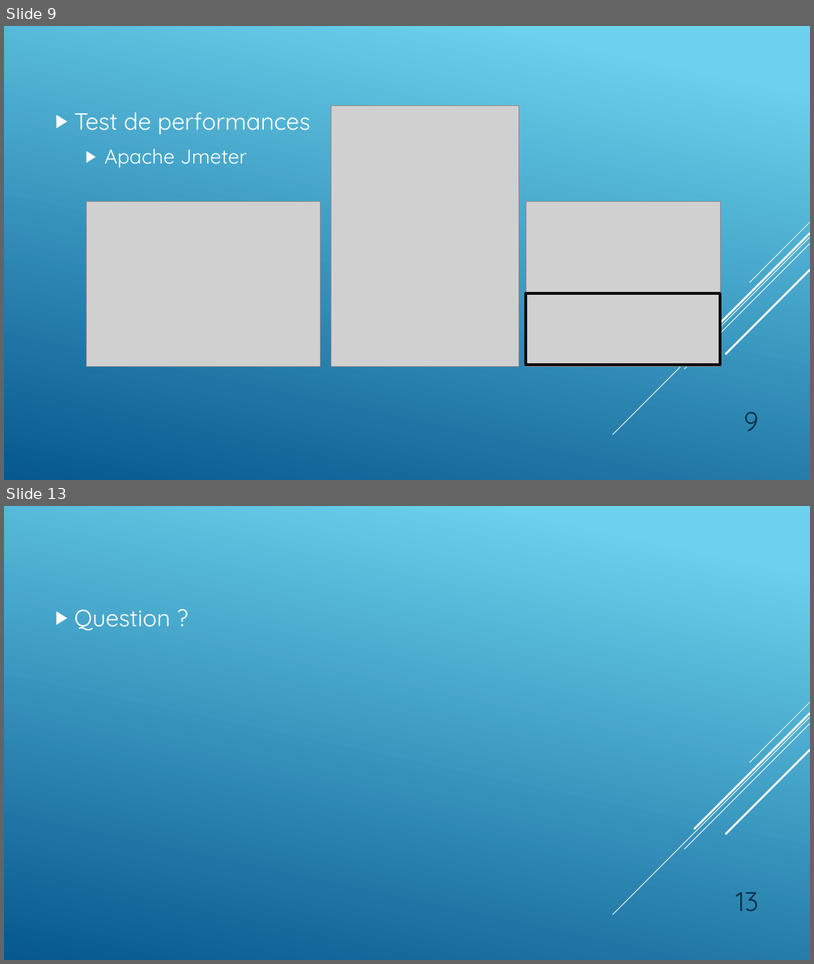
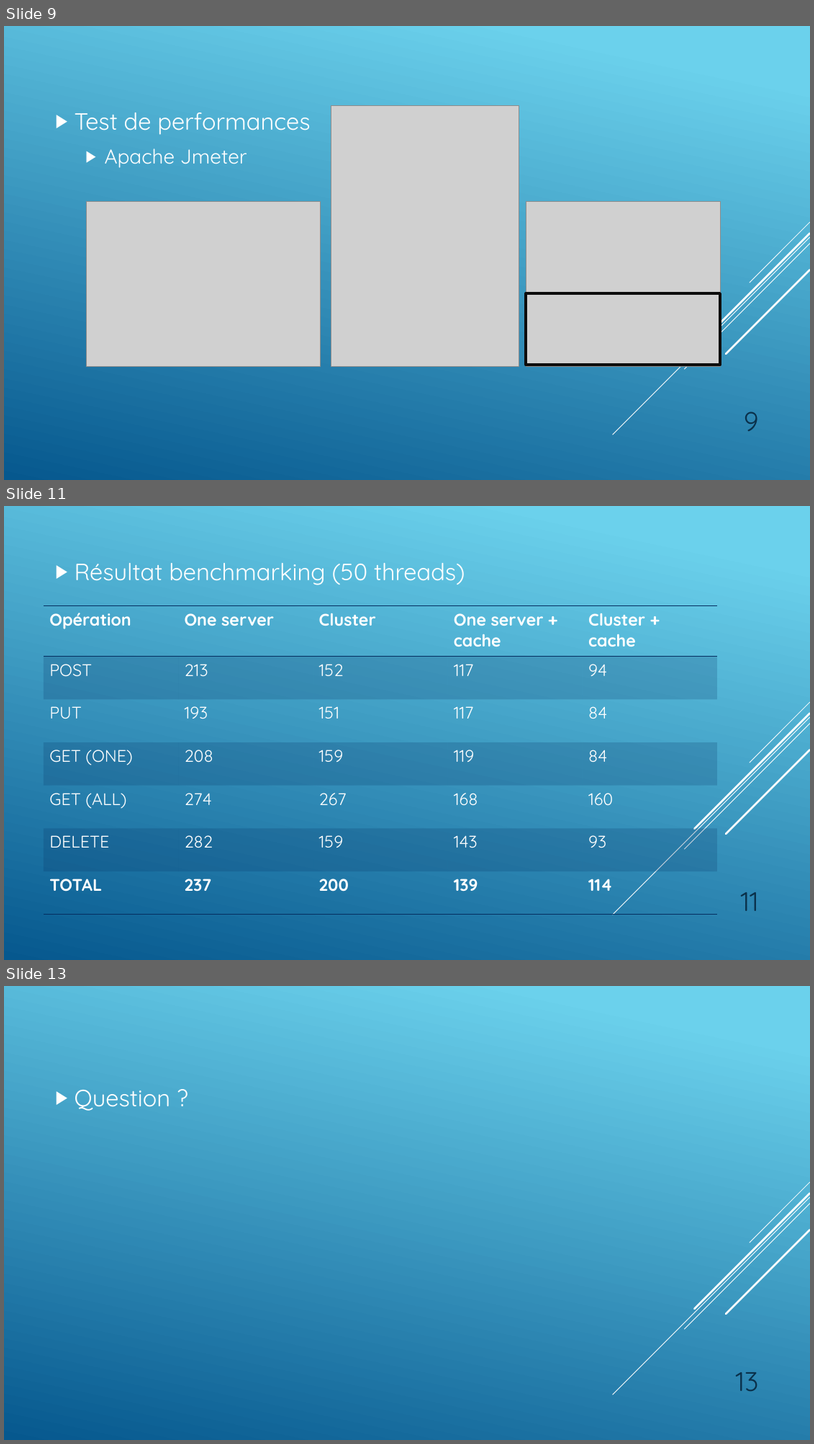
Before and after one commit to OscarSotoHES/tsmosf-labo2, a slide deck: Presentation/Caching-Team1.pptx. Shown one above the other, each under a label of ours: slides 9 and 13 before the commit, slides 9, 11 and 13 after it; the slides between them are not shown. The pictures are 814x964 and 814x1444 pixels, drawn with LibreOffice and Linux fonts; fonts in the diff are those of the drawing; grey boxes stand for pictures. Boxes give left, top, right and bottom in pixels: in the first picture for what was removed or moved away, otherwise in the second. Text is boxed around its words. In the diff, an @@ line names an element or a change of style, - is before the commit and + after.

Commit message:
add benchmark to presentation

```diff
--- a/Presentation/Caching-Team1.pptx
+++ b/Presentation/Caching-Team1.pptx
@@ slide 11 added at [4, 506, 810, 960], background gradient #6ED2EB to #06588E; not listed: 5 template elements that a slide beside it also shows @@
@@ text added at [75, 563, 465, 585], 28 pt, text #FFFFFF @@
+▶ Résultat benchmarking (50 threads)
@@ table added at [44, 606, 718, 914], 7 rows, 5 columns @@
+Opération | One server | Cluster | One server + cache | Cluster + cache
+POST | 213 | 152 | 117 | 94
+PUT | 193 | 151 | 117 | 84
+GET (ONE) | 208 | 159 | 119 | 84
+GET (ALL) | 274 | 267 | 168 | 160
+DELETE | 282 | 159 | 143 | 93
+TOTAL | 237 | 200 | 139 | 114
@@ page number added at [741, 892, 759, 911], 32 pt, text #0A304A @@
+11
```
Also in this commit, not shown: 2 slides changed, 1 other slide added, 2 slides removed, 1 other file.
